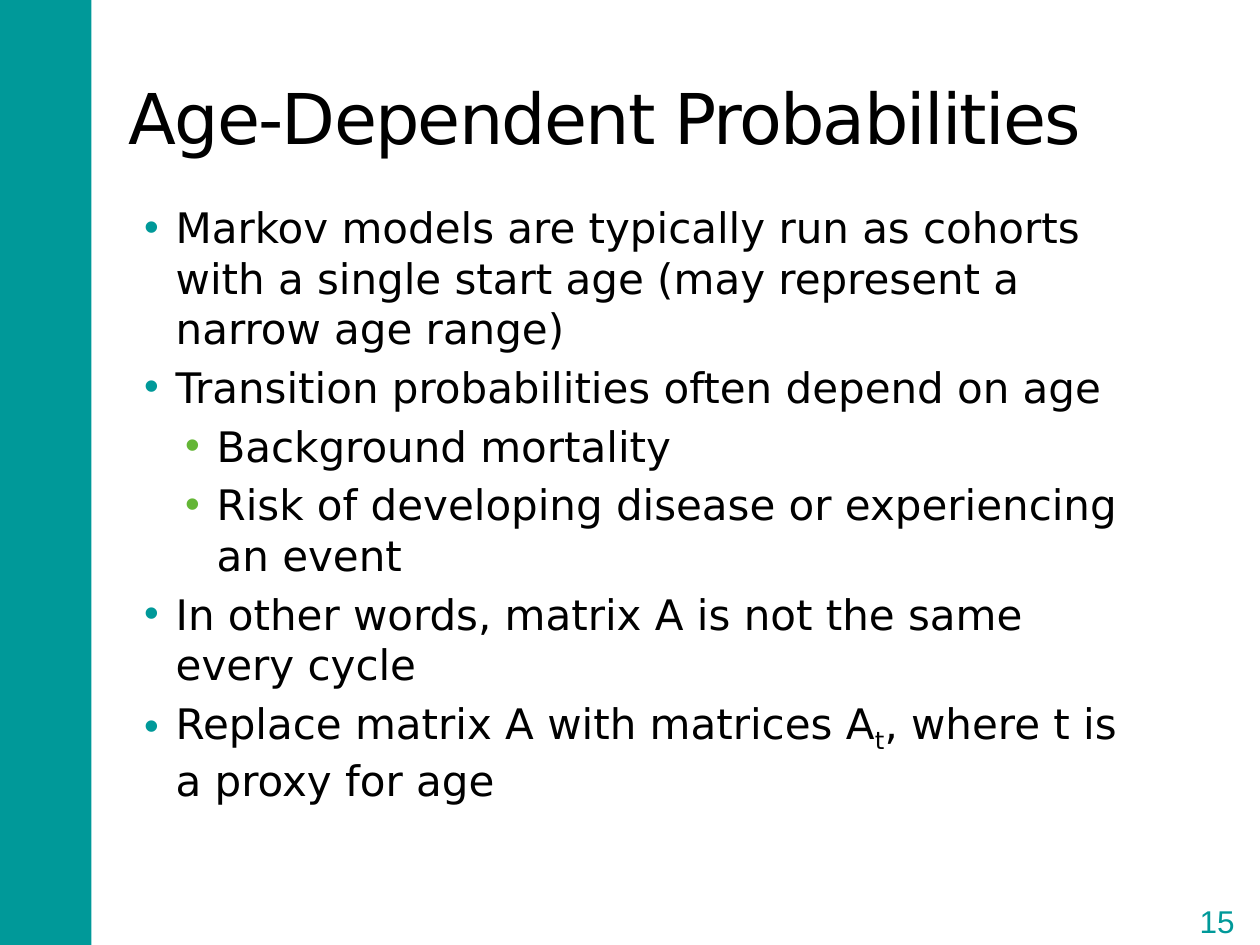
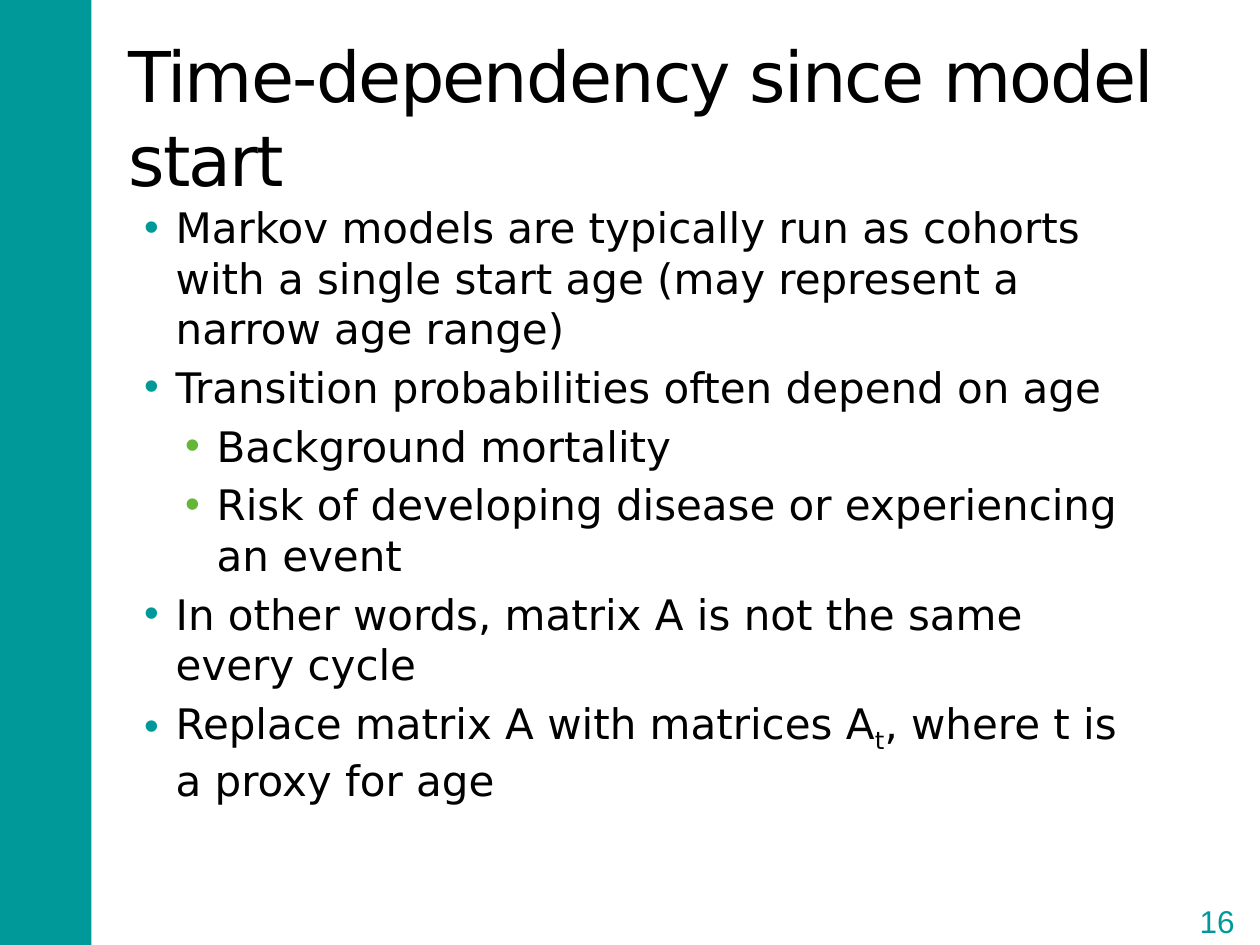
Before and after one commit to DARTH-git/Course-Modularization, a slide deck: slide 16 of Markov models/Slides/MarkovModelSlides.pptx (slide 15 before the commit). Drawn at 1260x945 pixels with LibreOffice and Linux fonts; fonts in the diff are those of the drawing. Boxes give left, top, right and bottom in pixels: in the first picture for what was removed or moved away, otherwise in the second. Text is boxed around its words. In the diff, an @@ line names an element or a change of style, - is before the commit and + after.

```diff
--- a/Markov models/Slides/MarkovModelSlides.pptx
+++ b/Markov models/Slides/MarkovModelSlides.pptx
@@ title at bbox=[128, 48, 1154, 187]: text changed @@
-Age-Dependent Probabilities
+Time-dependency since model start
@@ page number at bbox=[1200, 911, 1235, 934]: text changed @@
-15
+16
```
Also in this commit, not shown: 6 other slides changed, 1 slide added, 23 other files.
